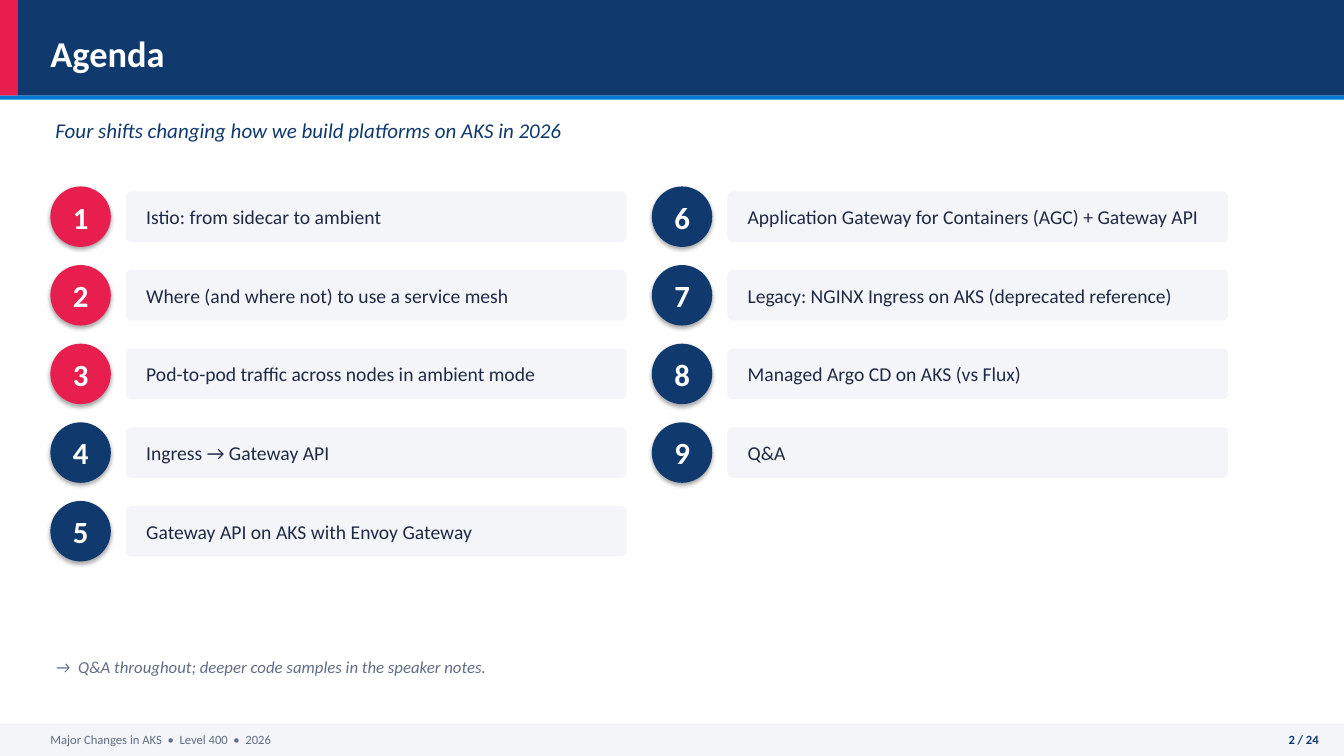
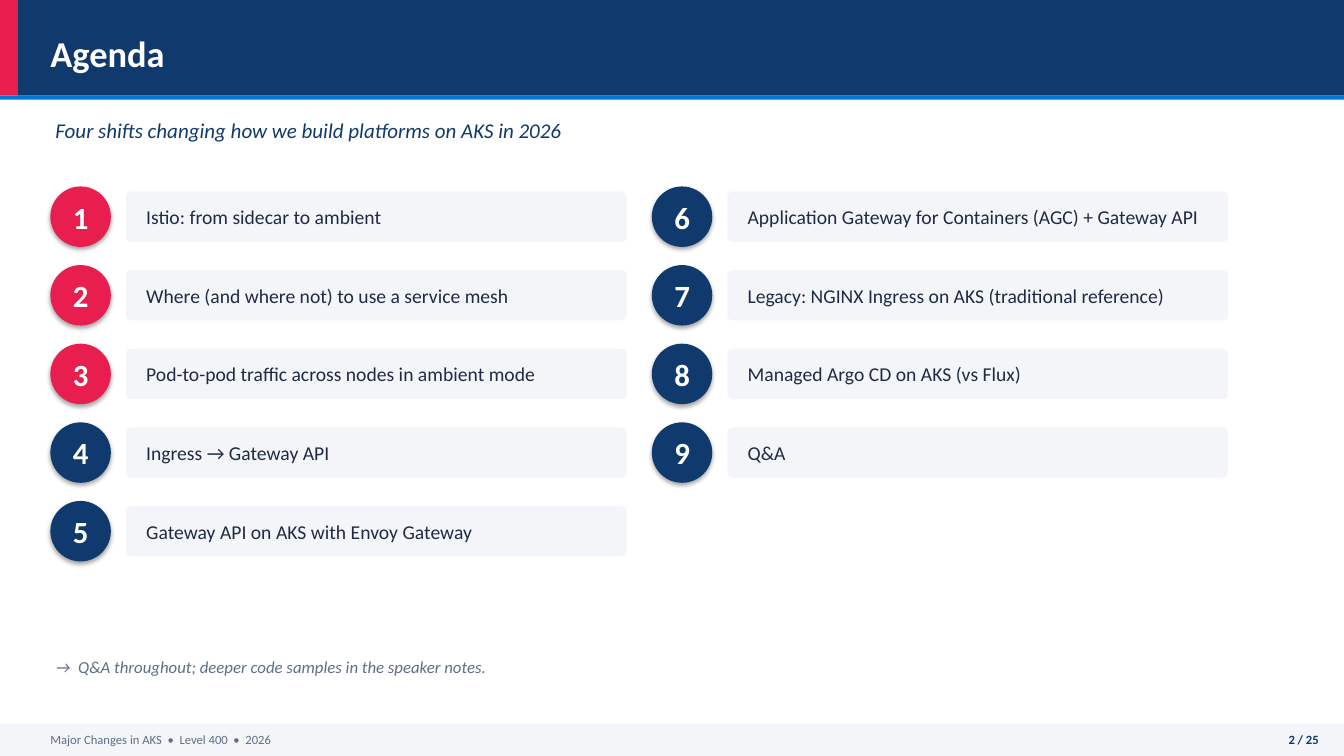
Before and after one commit to johankardell/aksingress2026, a slide deck: slide 2 of PRESENTATION.pptx. Drawn at 1344x756 pixels with LibreOffice and Linux fonts; fonts in the diff are those of the drawing. Boxes give left, top, right and bottom in pixels: in the first picture for what was removed or moved away, otherwise in the second. Text is boxed around its words. In the diff, an @@ line names an element or a change of style, - is before the commit and + after.

```diff
--- a/PRESENTATION.pptx
+++ b/PRESENTATION.pptx
@@ text at (748,289,1164,307): text changed @@
-Legacy: NGINX Ingress on AKS (deprecated reference)
+Legacy: NGINX Ingress on AKS (traditional reference)
@@ text at (1289,735,1319,744): text changed @@
-2 / 24
+2 / 25
```
Also in this commit, not shown: 22 other slides changed, 1 slide added, 7 other files.
